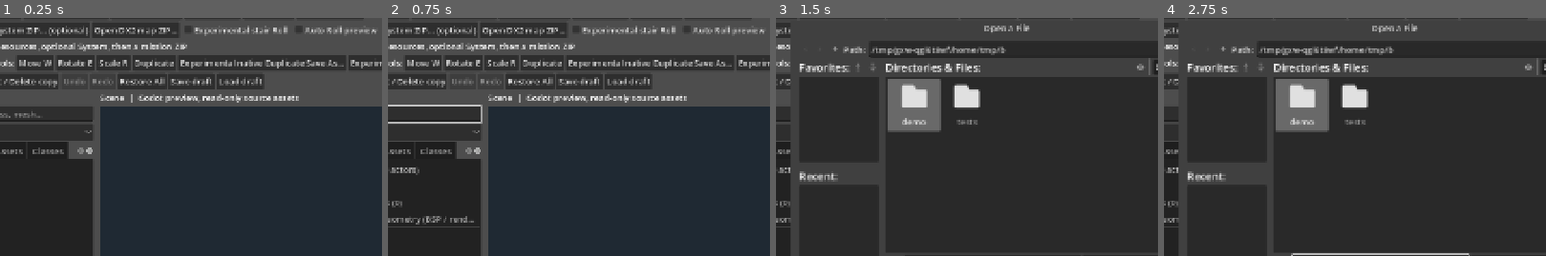
Above: before the commit, frames 1-4 (left to right).
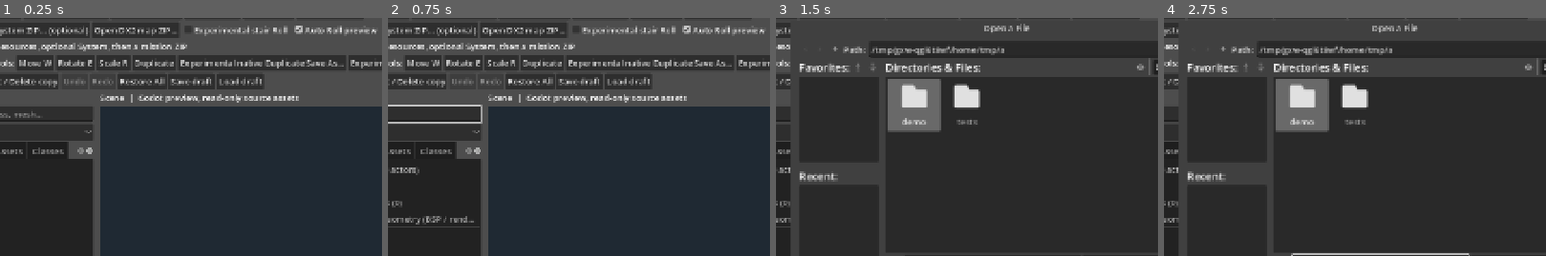
Above: after the commit, the same moments.

Repository: JakX2/Deus-Ex-2-SDK
Game: Godot game, scene res://main.tscn
The game is run twice, just before and just after one commit, with the same random seed, the same clock (stepped at 60 frames per second) and the same inputs.
Inputs (mouse positions are % of the whole screen's width and height, from its top left):
- Up to frame 1 (0.25 s): no input
- Up to frame 2 (0.75 s): click (10, 27) at 0.52 s; type "Alex" at 0.6 s
- Up to frame 3 (1.5 s): click "Open DX2 map (.gmp)" at 1.25 s
- Up to frame 4 (2.75 s): click (37, 58) at 2.02 s; type "12" at 2.1 s
The pictures show only the part of the screen within x 8-58%, y 7-57%; the shares and areas given below are measured in that part.

The runs differ from the first frame. In frame 1, 0.1% of the frame differs, in the area x 77-98%, y 3-7%; in frame 2, 0.1%; in frame 3, less than 0.1%; in frame 4, less than 0.1%.
Error before the commit: Parse Error: Cannot infer the type of "first" variable because the value doesn't have a set type. (res://capsule_contact_preview.gd:198)

Commit message:
DX2Ed: reject mismatched original source MOPP leaf count and inconsistent contact counts

Diff:
--- a/native_editor/godot_editor/capsule_contact_preview.gd
+++ b/native_editor/godot_editor/capsule_contact_preview.gd
@@ -88,7 +88,8 @@
         or not _finite_number(data.get("capsule_radius_godot_units"), 0.0, 100.0)
         or not _finite_number(data.get("capsule_axis_half_length_godot_units"), 0.0, 100.0)
         or not _finite_number(data.get("geometric_source_triangle_hits"), 0.0, 300000.0)
-        or not _finite_number(data.get("source_verified_mopp_leaf_ids"), 1.0, 300000.0)):
+        or not _finite_number(data.get("source_verified_mopp_leaf_ids"), 1.0, 300000.0)
+        or int(data.get("source_verified_mopp_leaf_ids", -1)) != original_face_ids.size()):
         return _fail("Stale, unverified or invalid research capsule preview")
     var first := _vec(data["capsule_start_godot_xyz"])
     var last := _vec(data["capsule_end_godot_xyz"])
@@ -104,6 +105,8 @@
     var outward := Vector3.ZERO
     var has_normal := false
     if raw_hit != null:
+        if int(data["geometric_source_triangle_hits"]) < 1:
+            return _fail("First contact has no geometric triangle hits")
         if (typeof(raw_hit) != TYPE_DICTIONARY
             or not _finite_number(raw_hit.get("original_level_triangle_id"), 0.0, 300000.0)
             or float(raw_hit["original_level_triangle_id"]) != floor(float(raw_hit["original_level_triangle_id"]))
@@ -195,8 +198,8 @@
         for i in 16:
             var a := TAU * float(i) / 16.0
             var b := TAU * float(i+1) / 16.0
-            var first := base + radius * (u * cos(a) + v * sin(a))
-            var last := base + radius * (u * cos(b) + v * sin(b))
+            var first: Vector3 = base + radius * (u * cos(a) + v * sin(a))
+            var last: Vector3 = base + radius * (u * cos(b) + v * sin(b))
             _segment(mesh, first, last, ink)
     for i in 4:
         var angle := TAU * float(i) / 4.0
